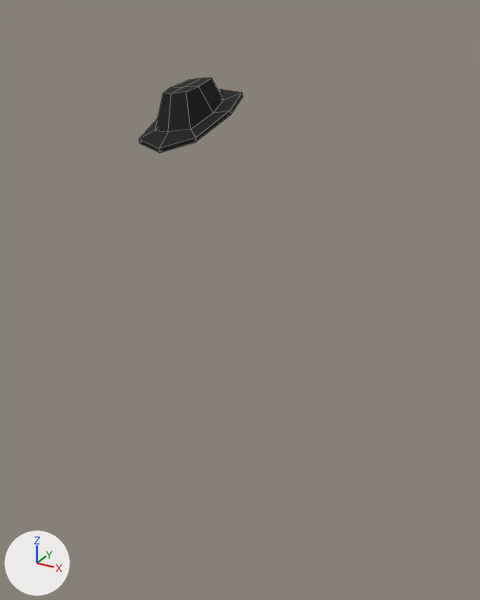
The FBX model Assets/Models/eduard@eduard_run.FBX as it was, and as the next commit left it.
The view is the same before and after, from a 50 mm lens placed at (0.988, -1.787, 1.922), pointed at (0.031, -0.046, 1.051). The axes (+X, +Y, +Z) are drawn at lower left. The lights are the same throughout. Mesh edges are drawn as thin lines. Where no turn or scale is listed for an object, it has been applied to the vertices.
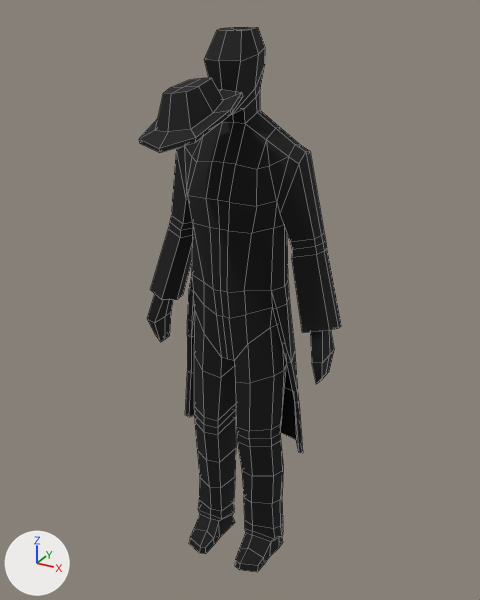
Commit message: Eduard Run

What changed in the scene script:
```text
Add me_box01:
    me_box01.from_pydata(...)  # 413 vertices, 412 faces; spans x -0.35..0.35, y -0.25..0.05, z -1.31..0.55
    me_box01.materials.append(mat_black)  # black #000000
Add ob_box01:
    ob_box01 = bpy.data.objects.new('Box01', me_box01)
    ob_box01.location = (0.0, 0.094, 1.321)
```

Location of each change, [x1, y1, x2, y2] in pixels of the pictures (480 x 600 px):
'Box01', added (black): after [147, 27, 341, 572]
